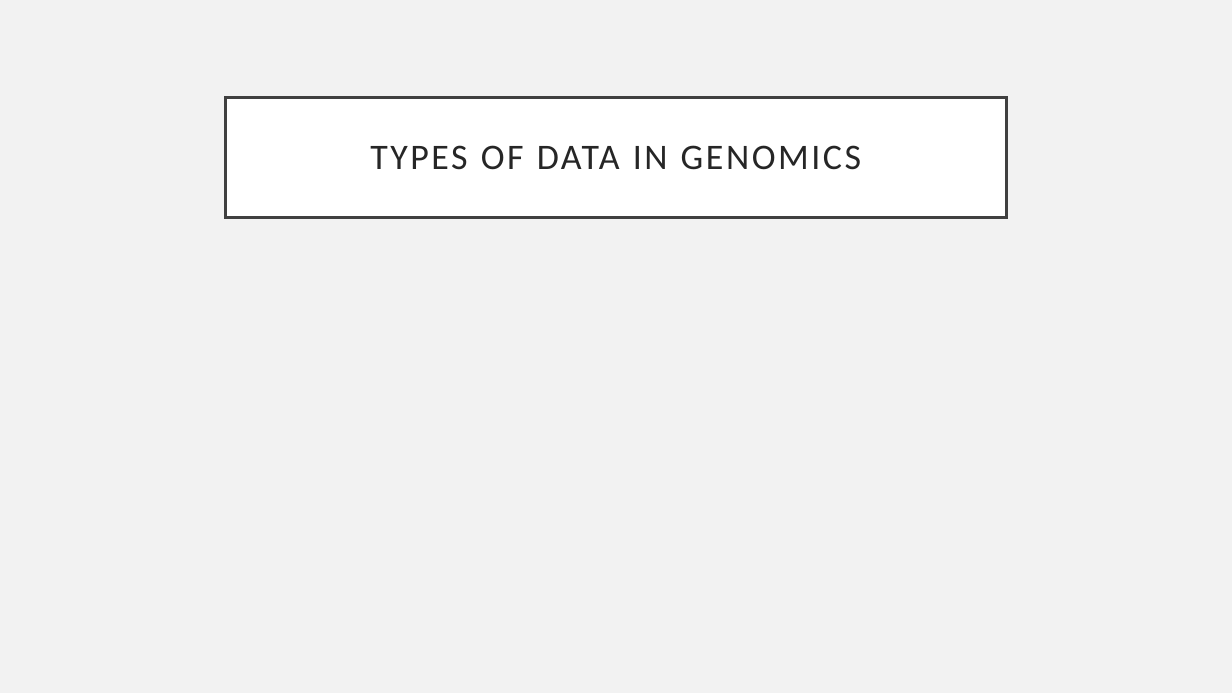
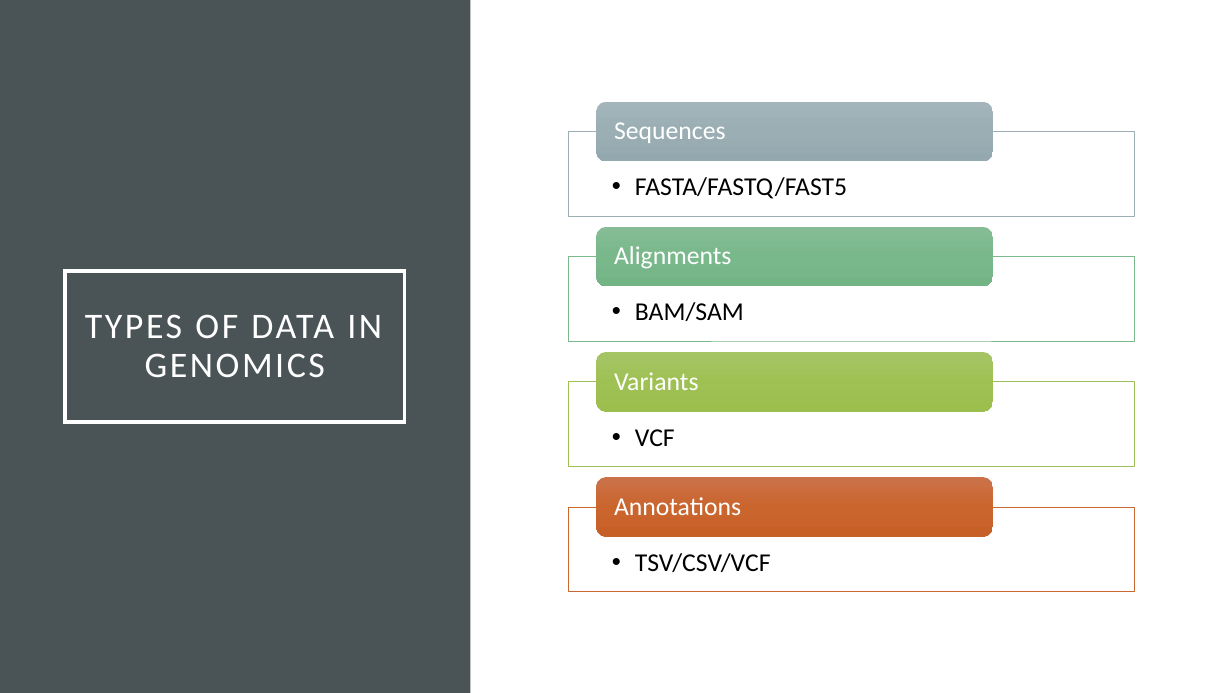
Before and after one commit to eholdmore/StatsForCompBio, a slide deck: slide 34 of Stats-for-Comp-Bio.pptx. Drawn at 1232x693 pixels with LibreOffice and Linux fonts; fonts in the diff are those of the drawing. Boxes give left, top, right and bottom in pixels: in the first picture for what was removed or moved away, otherwise in the second. Text is boxed around its words. In the diff, an @@ line names an element or a change of style, - is before the commit and + after.

```diff
--- a/Stats-for-Comp-Bio.pptx
+++ b/Stats-for-Comp-Bio.pptx
@@ background #F2F2F2 to #FFFFFF @@
@@ rectangle added at bbox=[0, 0, 470, 693], fill #4A5356 @@
@@ title "TYPES OF DATA IN GENOMICS": place and size @@
-title "TYPES OF DATA IN GENOMICS" at bbox=[226, 97, 1006, 217]
+title "TYPES OF DATA IN GENOMICS" at bbox=[65, 271, 405, 422]
@@ title "TYPES OF DATA IN GENOMICS" at bbox=[65, 271, 405, 422]: text colour #262626 to #FFFFFF; fill #FFFFFF to none; outline #404040 2.5 pt to #FFFFFF 2.5 pt @@
@@ group added at bbox=[568, 102, 1135, 592]: 8 texts, 4 rectangles, 4 rounded rectangles @@
+  • FASTA/FASTQ/FAST5
+Sequences
+  • BAM/SAM
+Alignments
+  • VCF
+Variants
+  • TSV/CSV/VCF
+Annotations
```
Also in this commit, not shown: 11 other slides changed, 4 slides added, 2 other files.
